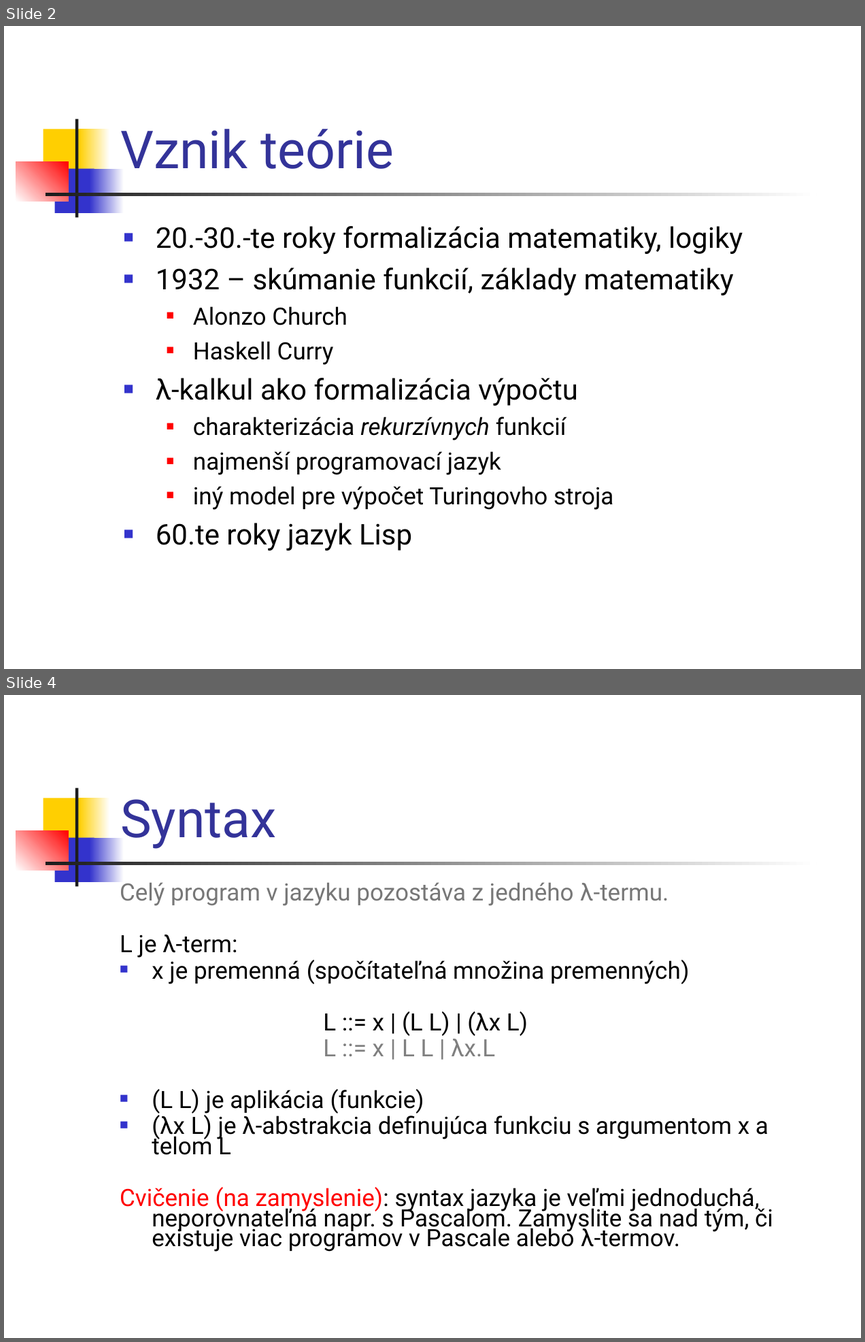
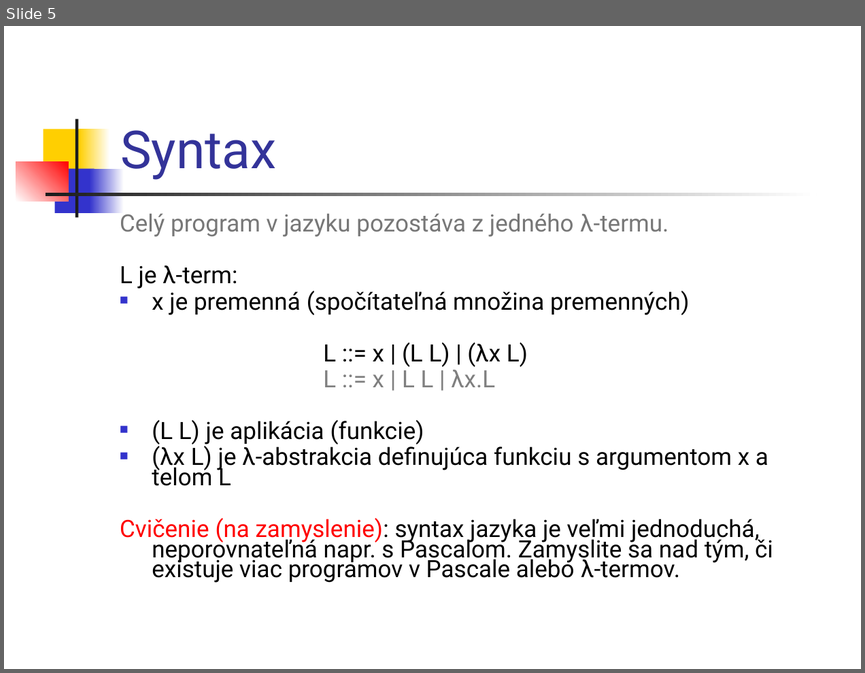
Before and after one commit to Funkcionalne/Prednasky, a slide deck: 05/05_fpro.ppt. Shown one above the other, each under a label of ours: slides 2 and 4 before the commit, slide 5 after it; the slides between them are not shown. The pictures are 865x1342 and 865x673 pixels, drawn with LibreOffice and Linux fonts; fonts in the diff are those of the drawing. Boxes give left, top, right and bottom in pixels: in the first picture for what was removed or moved away, otherwise in the second. Text is boxed around its words. In the diff, an @@ line names an element or a change of style, - is before the commit and + after.

```diff
--- a/05/05_fpro.ppt
+++ b/05/05_fpro.ppt
@@ slide 2 removed at [4, 26, 861, 669], background #FFFFFF; not listed: 7 template elements that a slide beside it also shows @@
@@ title removed at [120, 129, 394, 169] @@
-Vznik teórie
@@ text removed at [156, 226, 742, 550] @@
-■ 20.-30.-te roky formalizácia matematiky, logiky
-■ 1932 – skúmanie funkcií, základy matematiky
-  ■ Alonzo Church
-  ■ Haskell Curry
-■ λ-kalkul ako formalizácia výpočtu
-  ■ charakterizácia rekurzívnych funkcií
-  ■ najmenší programovací jazyk
-  ■ iný model pre výpočet Turingovho stroja
-■ 60.te roky jazyk Lisp
@@ what was slide 4 is now slide 5 @@
```
Also in this commit, not shown: 4 slides changed, 2 slides added, 3 other files.
